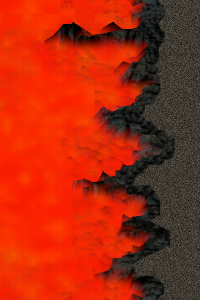
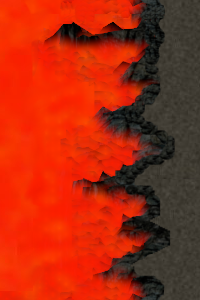
Two versions of the same layered image (200x300). Layer-by-layer changes:
painted on "Clipboard#1" over [0, 0, 60, 299]
painted on "New Layer" over [0, 0, 200, 300]
